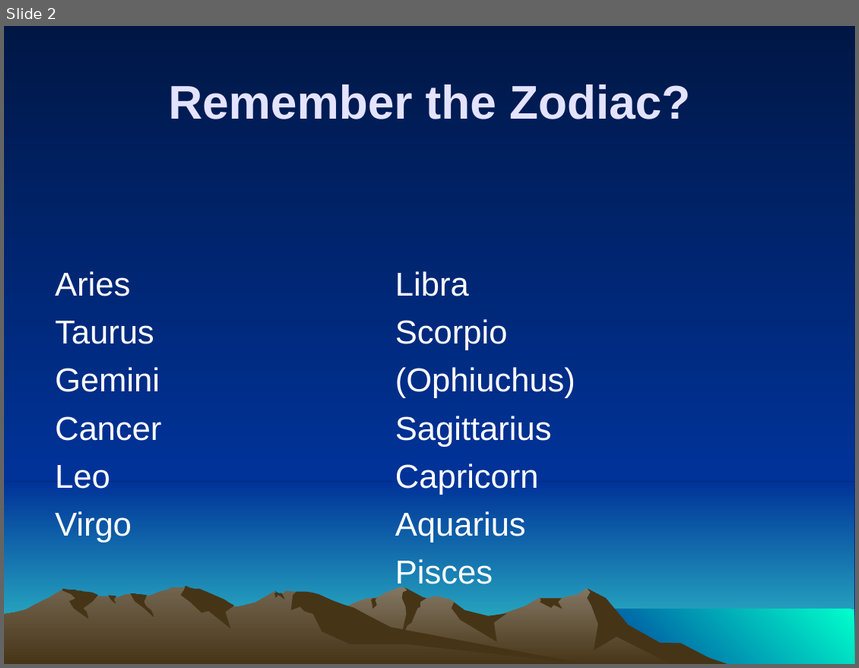
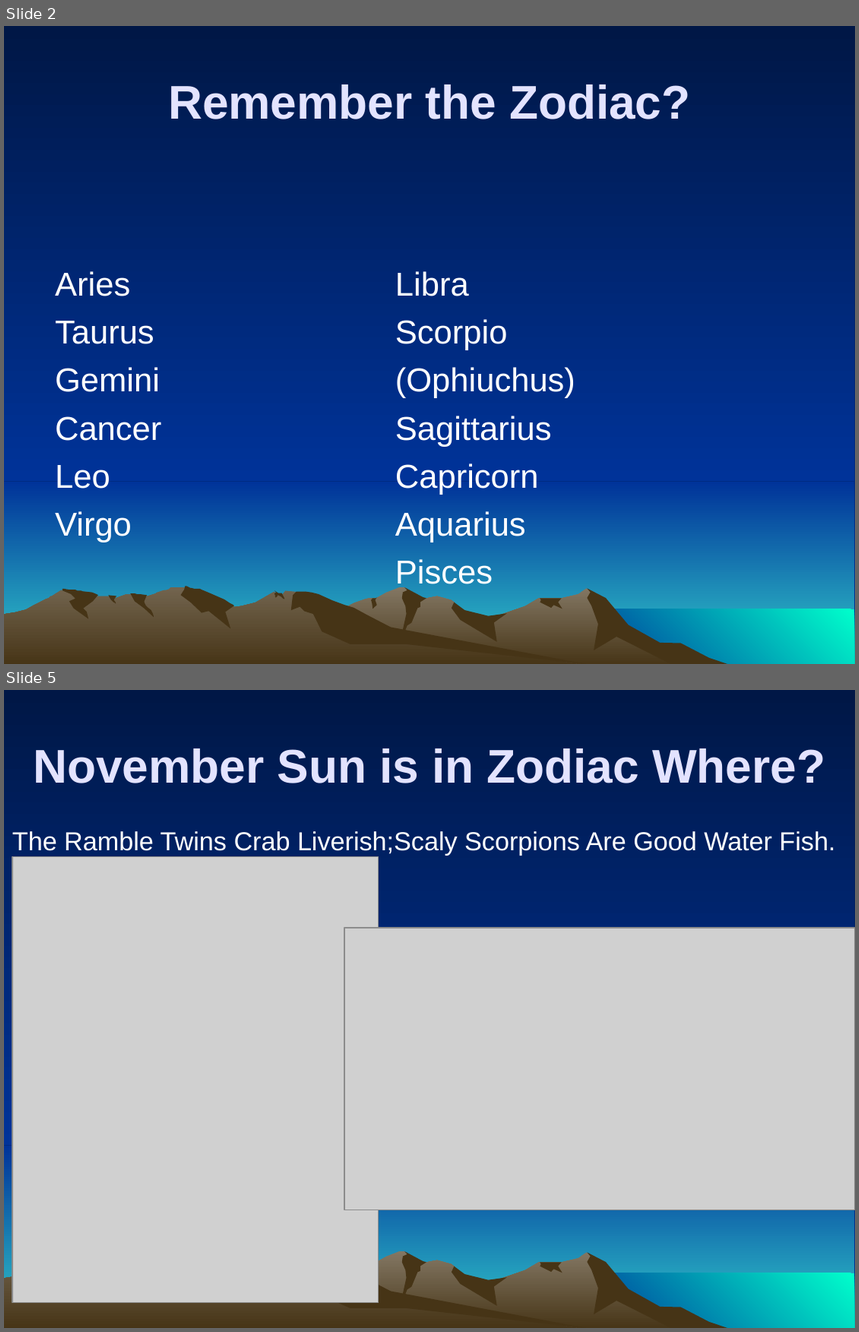
Before and after one commit to ForrestErickson/NovemberNightSky, a slide deck: NovemberSky_ZodiacNMore_SMAS_20231110_1500.ppt. Shown one above the other, each under a label of ours: slide 2 before the commit, slides 2 and 5 after it; the slides between them are not shown. The pictures are 859x668 and 859x1332 pixels, drawn with LibreOffice and Linux fonts; fonts in the diff are those of the drawing; grey boxes stand for pictures. Boxes give left, top, right and bottom in pixels: in the first picture for what was removed or moved away, otherwise in the second. Text is boxed around its words. In the diff, an @@ line names an element or a change of style, - is before the commit and + after.

Commit message:
Add images for constilations of interest, Cartes du Ciel and Stellarium.

```diff
--- a/NovemberSky_ZodiacNMore_SMAS_20231110_1500.ppt
+++ b/NovemberSky_ZodiacNMore_SMAS_20231110_1500.ppt
@@ slide 5 added at (4,690,855,1328), background gradient #001746 to #003399; not listed: 10 template elements that a slide beside it also shows @@
@@ text added at (33,749,826,783), 40 pt, text #E3E3FF, bold @@
+November Sun is in Zodiac Where?
@@ text added at (12,831,835,856), 22 pt, text #FFFFFF @@
+The Ramble Twins Crab Liverish;Scaly Scorpions Are Good Water Fish.
@@ picture added at (12,857,379,1303) @@
@@ picture added at (344,929,855,1211) @@
```
Also in this commit, not shown: 12 other slides added, 12 slides removed.
